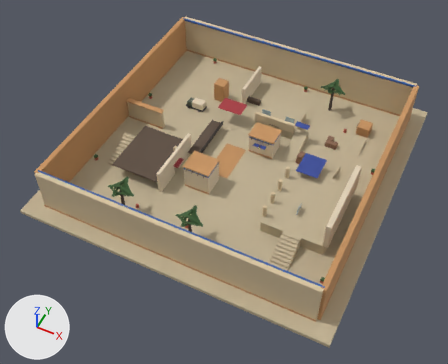
What one commit did to the glTF model apps/web/public/hd_mirage.glb.
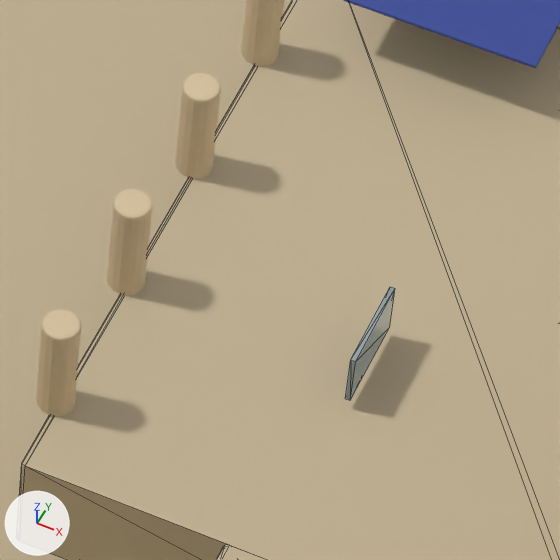
The first picture shows the older version from a 50 mm lens placed at (229.5, -166.9, 308.9), pointed at (104.3, 83.6, -4.1). The close-ups show the older and then the newer version on the part from 58% to 71% of the width and 47% to 64% of the height of that picture. Only the edits that show in the close-ups are written down. Arrows for +X, +Y and +Z are at lower left; the lights stay in place. The close-ups show mesh edges as thin lines. Objects named as collision shapes, trigger or cutter boxes, shadow casters or lower levels of detail are left out.

Names of what the first close-up shows: 'Canopy_Palace_Indigo_NonCol', 'Palace_Column_20', 'Palace_Column_24', 'Palace_Column_28', 'Palace_Column_32', 'Palace_Floor_Raised', 'Terrain_Paving', 'Window_Glass_Palace_Balcony' and 1 more.
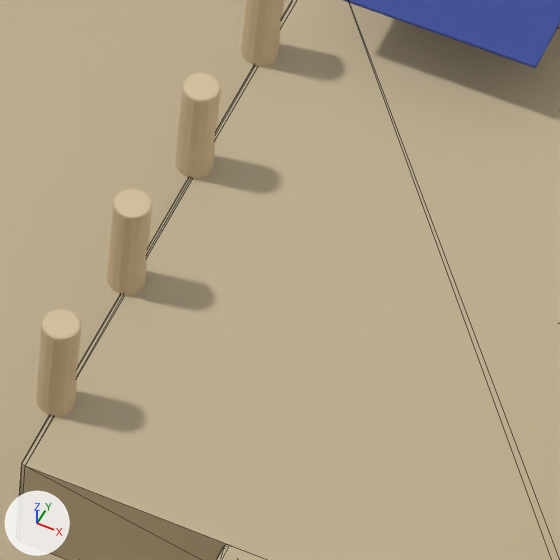
Where the change shows, as pixel boxes (x1, y1, x2, y2) in the close-ups (560 x 560 px):
```json
{"object": "Window_Glass_Palace_Balcony", "change": "deleted", "before": [345, 287, 395, 400]}
```

Scene script edits in JSON lines:
```json
{"op": "remove", "block": "ob_window_glass_palace_balcony", "code": ["ob_window_glass_palace_balcony = bpy.data.objects.new('Window_Glass_Palace_Balcony', me_window_glass_palace_balcony)", "ob_window_glass_palace_balcony.location = (0.0, 0.0, 0.0)"]}
```
